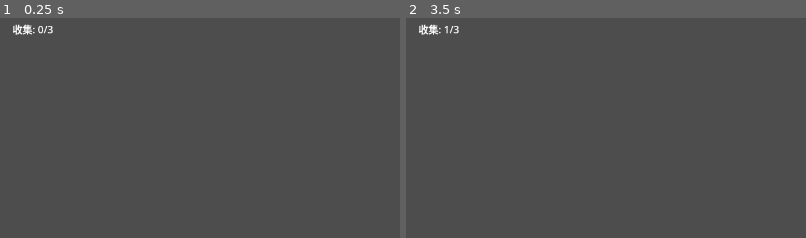
Above: before the commit, frames 1-2 (left to right).
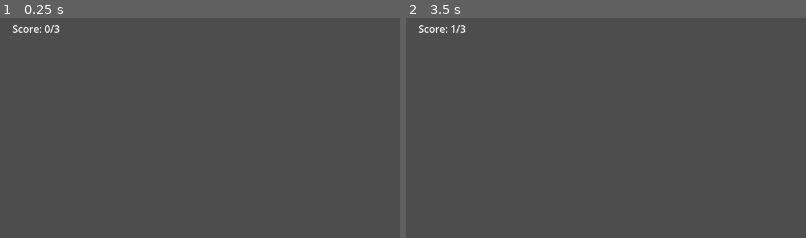
Above: after the commit, the same moments.

Repository: wgt19861219/godot-ai-kit
Game: Godot game, scene res://scenes/Main.tscn
Same seed, same stepped clock (60 frames per second), same inputs: the game is played once before the commit and once after it.
Inputs:
- Up to frame 1 (0.25 s): no input
- Up to frame 2 (3.5 s): tap Enter (ui_accept) at 0.5, 0.77, 1.52, 2.75, 3.02 s; hold Right (ui_right) 0.53-1.28 s; hold Down (ui_down) 1.28-2.03 s; hold Right (ui_right) 2.03-2.78 s; hold Up (ui_up) from 2.78 s (still down)
The pictures show only the part of the screen within x 0-50%, y 0-50%; the shares and areas given below are measured in that part.

The runs differ from the first frame. In frame 1, 0.3% of the frame differs, in the area x 3-15%, y 2-8%; in frame 2, 0.3%.

Commit message:
refactor(dogfood): reviewer C1/C2/I1-I4 代码质量改进(教材质量)
- C1:main.gd call_deferred 连 crystals(健壮 _ready 时序,非隐含依赖)
- C2:collected(sender) 信号 + main _collected Dict 去重(collectible emit self)
- I1:player 朝向 look_at(pos+direction) 简化(direction 已归一,去冗余检查)
- I2:减速 delta 归一(decel=SPEED*DECEL*delta,帧率无关)
- I3:player add_to_group("player");collectible is_in_group 判断(组优先于类型硬判断)
- I4:Label 英文 Score/Clear(默认字体无中文字形→tofu;中文字体留后续)
- run_and_verify hasErrors:false 验证

Co-Authored-By: Claude <noreply@anthropic.com>

Diff:
--- a/demo/scenes/Main.tscn
+++ b/demo/scenes/Main.tscn
@@ -42,7 +42,7 @@
 
 [node name="ScoreLabel" type="Label" parent="HUD"]
 unique_name_in_owner = true
-text = "收集: 0/3"
+text = "Score: 0/3"
 offset_left = 20.0
 offset_top = 20.0
 offset_right = 220.0
--- a/demo/scenes/collectible.gd
+++ b/demo/scenes/collectible.gd
@@ -1,12 +1,12 @@
 extends Area3D
 
-signal collected
+signal collected(sender: Node)
 
 func _ready() -> void:
 	add_to_group("crystals")
 	body_entered.connect(_on_body_entered)
 
-func _on_body_entered(body: Node3D) -> void:
-	if body is CharacterBody3D:
-		collected.emit()
+func _on_body_entered(body: PhysicsBody3D) -> void:
+	if body.is_in_group("player"):
+		collected.emit(self)
 		queue_free()
--- a/demo/scenes/main.gd
+++ b/demo/scenes/main.gd
@@ -2,19 +2,28 @@
 
 @export var total := 3
 var score := 0
+var _collected: Dictionary = {}
 
 @onready var score_label: Label = %ScoreLabel
 
 func _ready() -> void:
+	add_to_group("main")
 	_update_label()
+	_connect_crystals.call_deferred()
+
+func _connect_crystals() -> void:
 	for crystal in get_tree().get_nodes_in_group("crystals"):
-		crystal.collected.connect(_on_collected)
+		if not crystal.collected.is_connected(_on_collected):
+			crystal.collected.connect(_on_collected)
 
-func _on_collected() -> void:
+func _on_collected(sender: Node) -> void:
+	if _collected.has(sender):
+		return
+	_collected[sender] = true
 	score += 1
 	_update_label()
 	if score >= total:
-		score_label.text = "过关!"
+		score_label.text = "Clear!"
 
 func _update_label() -> void:
-	score_label.text = "收集: %d/%d" % [score, total]
+	score_label.text = "Score: %d/%d" % [score, total]
--- a/demo/scenes/player.gd
+++ b/demo/scenes/player.gd
@@ -2,8 +2,12 @@
 
 const SPEED := 5.0
 const JUMP_VELOCITY := 4.5
+const DECEL := 10.0
 
 var gravity: float = ProjectSettings.get_setting("physics/3d/default_gravity")
+
+func _ready() -> void:
+	add_to_group("player")
 
 func _physics_process(delta: float) -> void:
 	if not is_on_floor():
@@ -15,10 +19,9 @@
 	if direction:
 		velocity.x = direction.x * SPEED
 		velocity.z = direction.z * SPEED
-		var face := global_position + Vector3(velocity.x, 0.0, velocity.z)
-		if face != global_position:
-			look_at(face, Vector3.UP)
+		look_at(global_position + direction, Vector3.UP)
 	else:
-		velocity.x = move_toward(velocity.x, 0.0, SPEED)
-		velocity.z = move_toward(velocity.z, 0.0, SPEED)
+		var decel := SPEED * DECEL * delta
+		velocity.x = move_toward(velocity.x, 0.0, decel)
+		velocity.z = move_toward(velocity.z, 0.0, decel)
 	move_and_slide()
Not shown, changed: demo/docs/03-production-log.md
